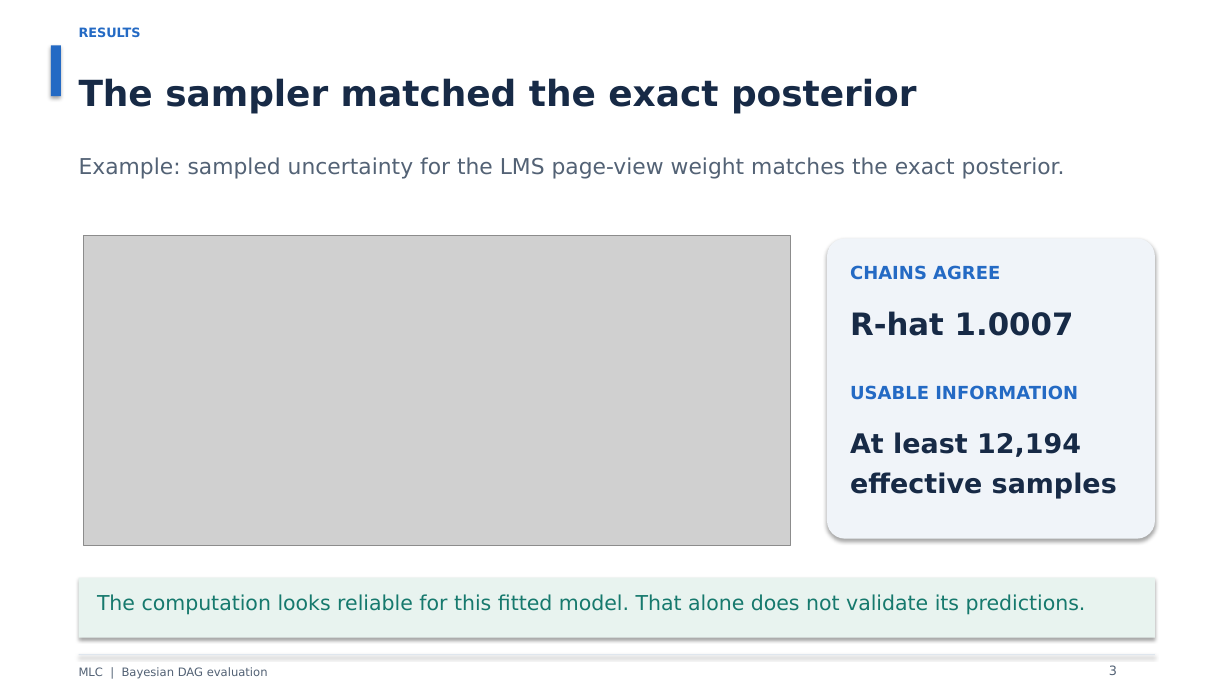
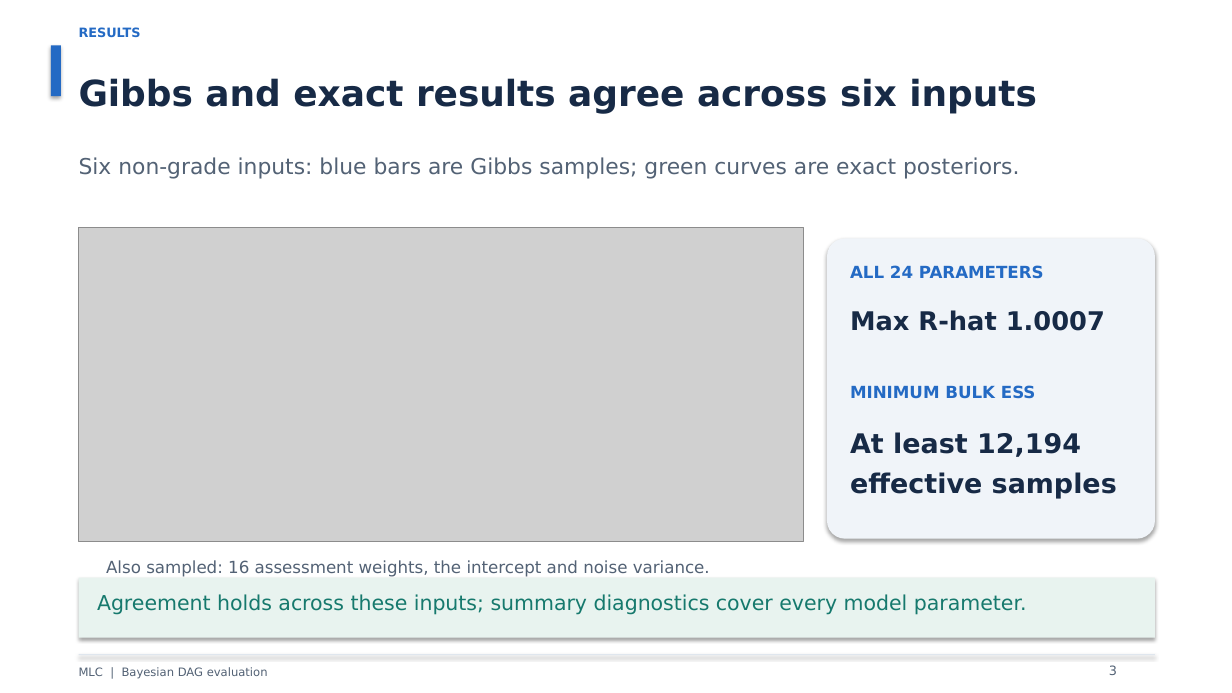
Before and after one commit to ayaan-27/UCI_Capstone_Project, a slide deck: slide 3 of deliverables/MLC_MCMC_and_Posterior_Sampling_Revised_Notes.pptx. Drawn at 1232x693 pixels with LibreOffice and Linux fonts; fonts in the diff are those of the drawing; grey boxes stand for pictures. Boxes give left, top, right and bottom in pixels: in the first picture for what was removed or moved away, otherwise in the second. Text is boxed around its words. In the diff, an @@ line names an element or a change of style, - is before the commit and + after.

```diff
--- a/deliverables/MLC_MCMC_and_Posterior_Sampling_Revised_Notes.pptx
+++ b/deliverables/MLC_MCMC_and_Posterior_Sampling_Revised_Notes.pptx
@@ text at (79,78,1037,114): text changed @@
-The sampler matched the exact posterior
+Gibbs and exact results agree across six inputs
@@ text at (79,157,1019,179): text changed @@
-Example: sampled uncertainty for the LMS page-view weight matches the exact posterior.
+Six non-grade inputs: blue bars are Gibbs samples; green curves are exact posteriors.
@@ picture: place and size @@
-picture at (83,236,790,545)
+picture at (79,227,804,542)
@@ text at (850,265,1044,279): text changed; size 14 to 13 pt @@
-CHAINS AGREE
+ALL 24 PARAMETERS
@@ text at (850,310,1105,331): text changed; size 24 to 20 pt @@
-R-hat 1.0007
+Max R-hat 1.0007
@@ text at (850,385,1036,399): text changed; size 14 to 13 pt @@
-USABLE INFORMATION
+MINIMUM BULK ESS
@@ text added at (106,560,710,577), 13 pt, text #536275 @@
+Also sampled: 16 assessment weights, the intercept and noise variance.
@@ text at (97,594,1027,615): text changed @@
-The computation looks reliable for this fitted model. That alone does not validate its predictions.
+Agreement holds across these inputs; summary diagnostics cover every model parameter.
```
Also in this commit, not shown: 2 other files.
